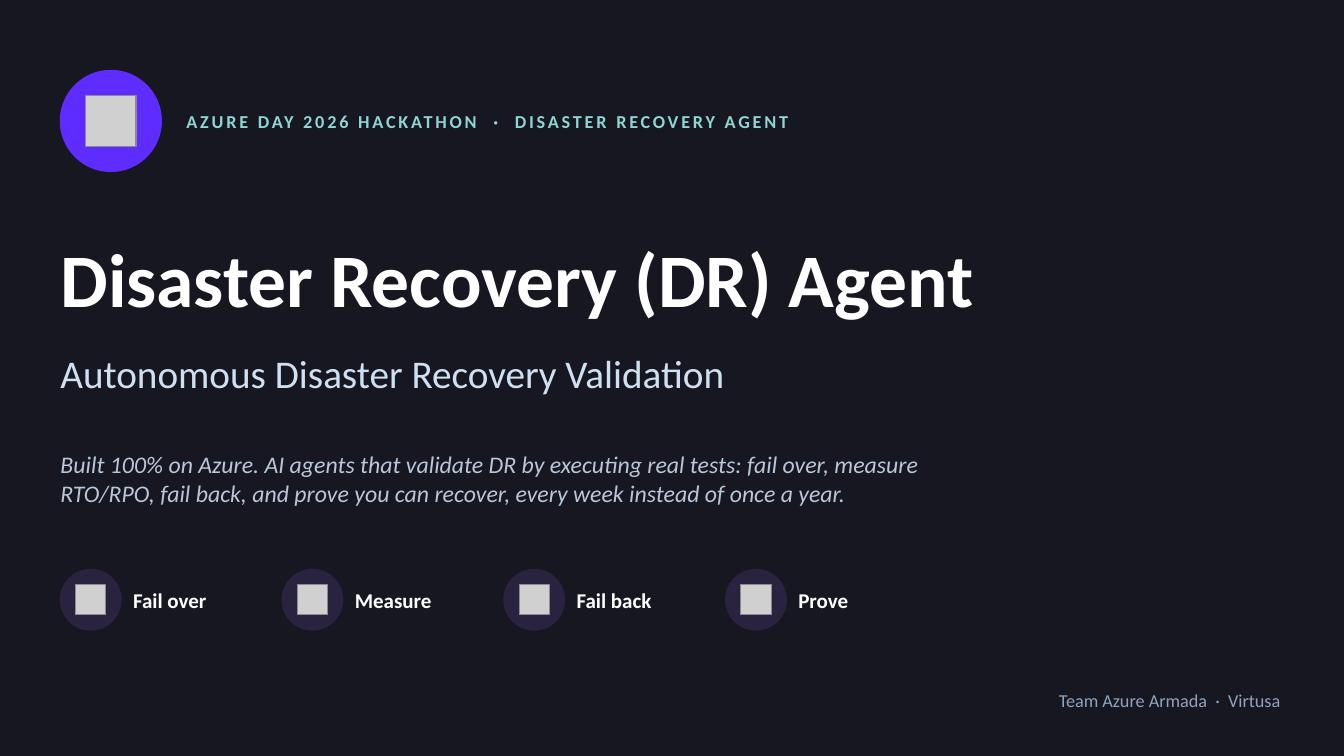
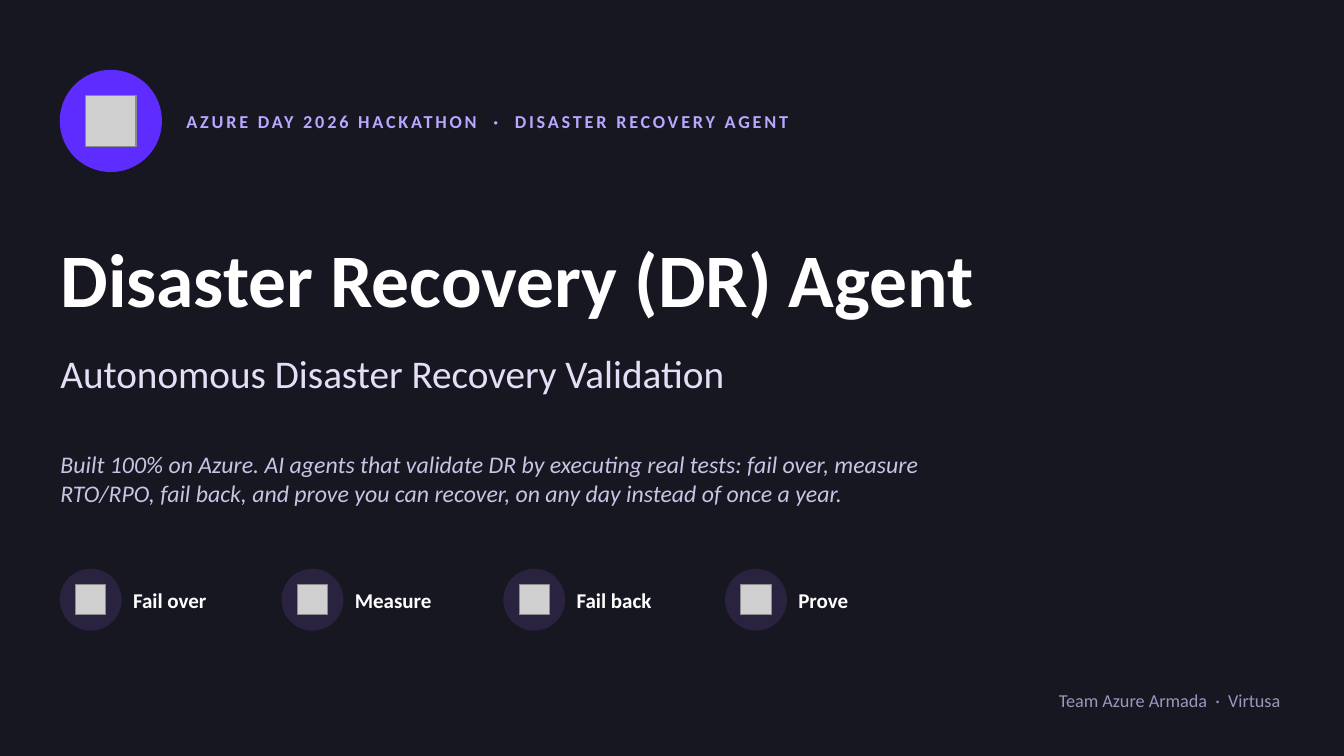
Before and after one commit to kishalr-virtusa/Azure-Armada, a slide deck: slide 1 of docs/deck/DR-Agent-Azure-Day-2026.pptx. Drawn at 1344x756 pixels with LibreOffice and Linux fonts; fonts in the diff are those of the drawing; grey boxes stand for pictures. Boxes give left, top, right and bottom in pixels: in the first picture for what was removed or moved away, otherwise in the second. Text is boxed around its words. In the diff, an @@ line names an element or a change of style, - is before the commit and + after.

```diff
--- a/docs/deck/DR-Agent-Azure-Day-2026.pptx
+++ b/docs/deck/DR-Agent-Azure-Day-2026.pptx
@@ text "AZURE DAY 2026 HACKATHON · ..." at (187,96,1094,146): text colour #8FD6D3 to #B9A8FF @@
@@ text "Autonomous Disaster Recovery Validation" at (60,360,724,395): text colour #CFE0F2 to #E4DFF7 @@
@@ text at (60,456,918,506): text changed; text colour #B8C7DA to #C9C3E6 @@
-Built 100% on Azure. AI agents that validate DR by executing real tests: fail over, measure RTO/RPO, fail back, and prove you can recover, every week instead of once a year.
+Built 100% on Azure. AI agents that validate DR by executing real tests: fail over, measure RTO/RPO, fail back, and prove you can recover, on any day instead of once a year.
```
Also in this commit, not shown: 2 other slides changed, 7 slides added, 7 slides removed, 3 other files.
